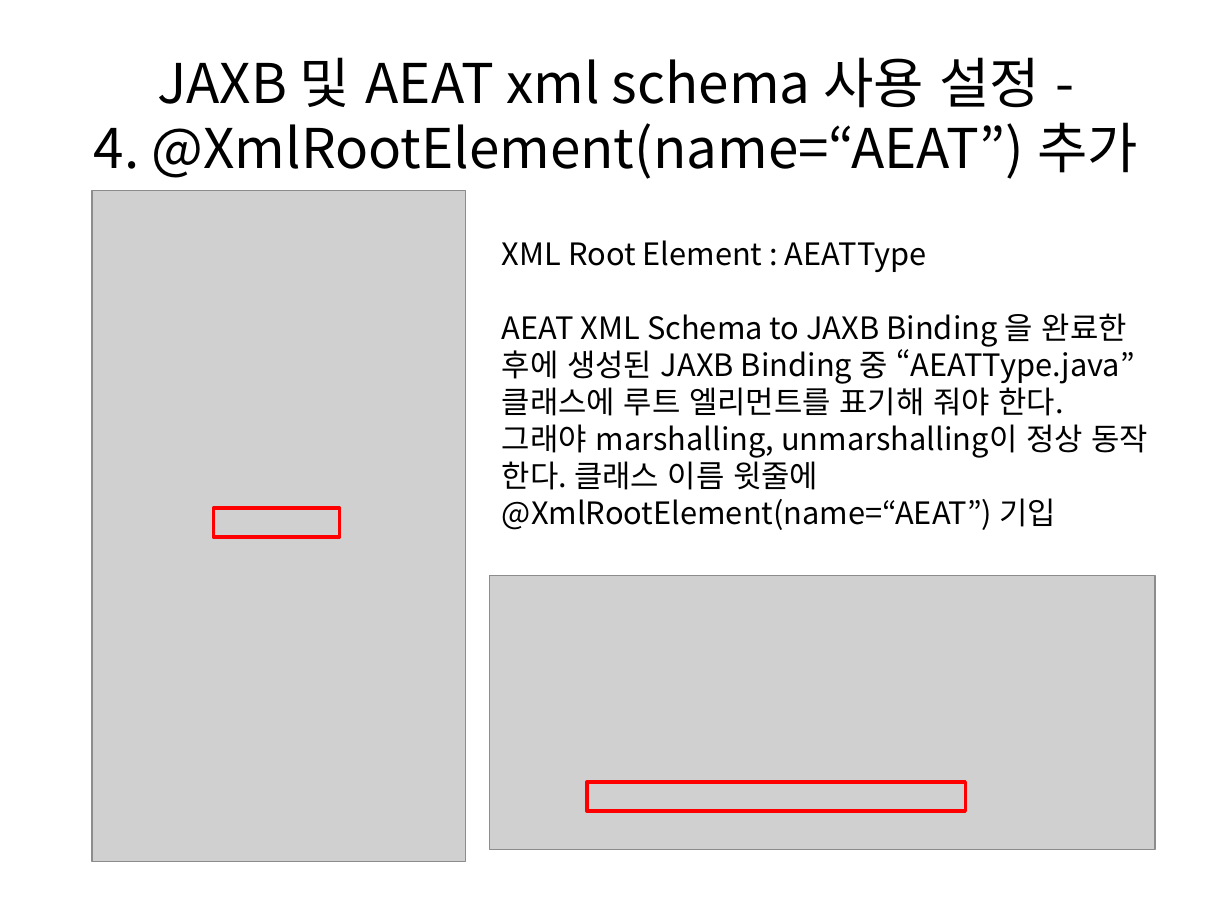
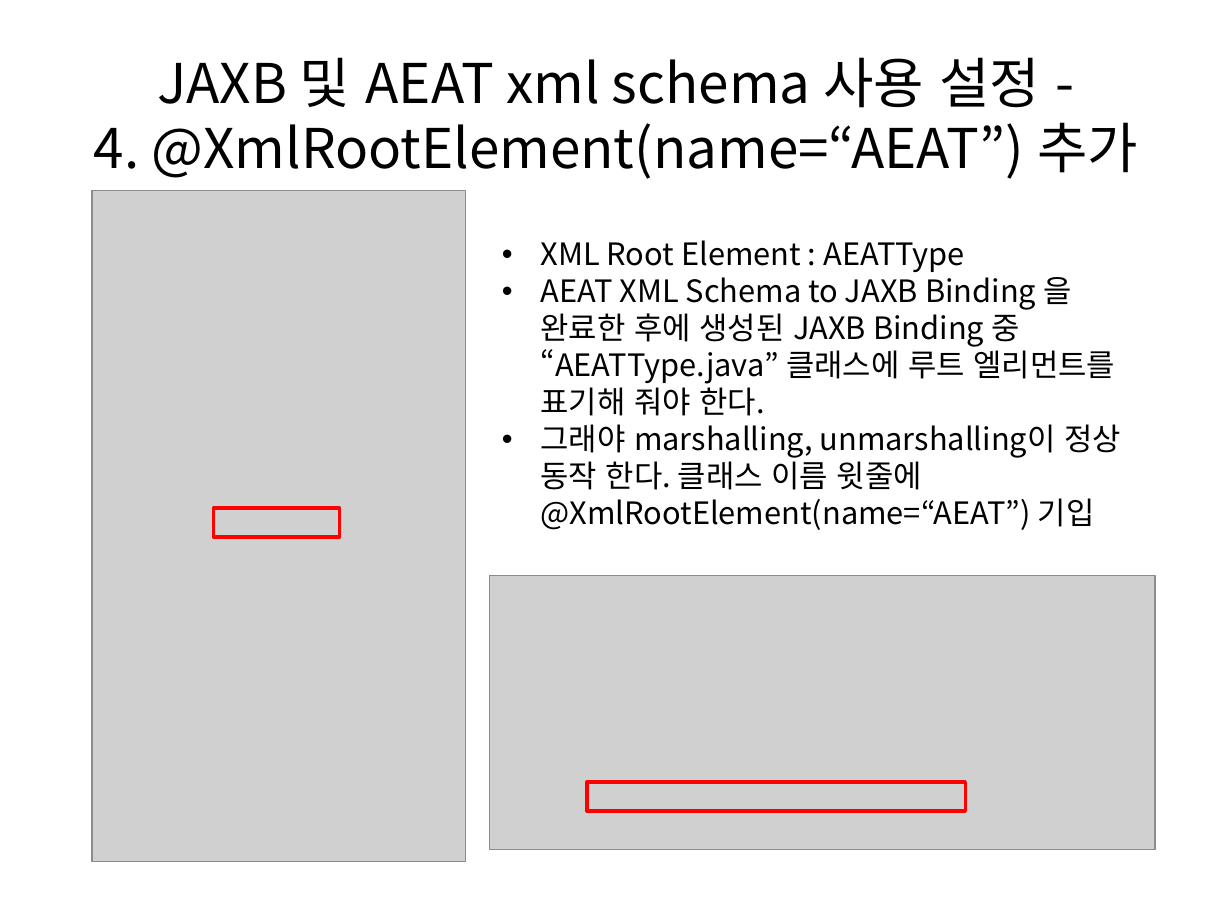
Before and after one commit to comkeen/lecture, a slide deck: slide 7 of howToConfig.pptx. Drawn at 1232x924 pixels with LibreOffice and Linux fonts; fonts in the diff are those of the drawing; grey boxes stand for pictures. Boxes give left, top, right and bottom in pixels: in the first picture for what was removed or moved away, otherwise in the second. Text is boxed around its words. In the diff, an @@ line names an element or a change of style, - is before the commit and + after.

```diff
--- a/howToConfig.pptx
+++ b/howToConfig.pptx
@@ text "XML Root Element : AEATType" at <box>540,240,1122,530</box>: bullet none to • @@
```
Also in this commit, not shown: 1 other slide changed.
